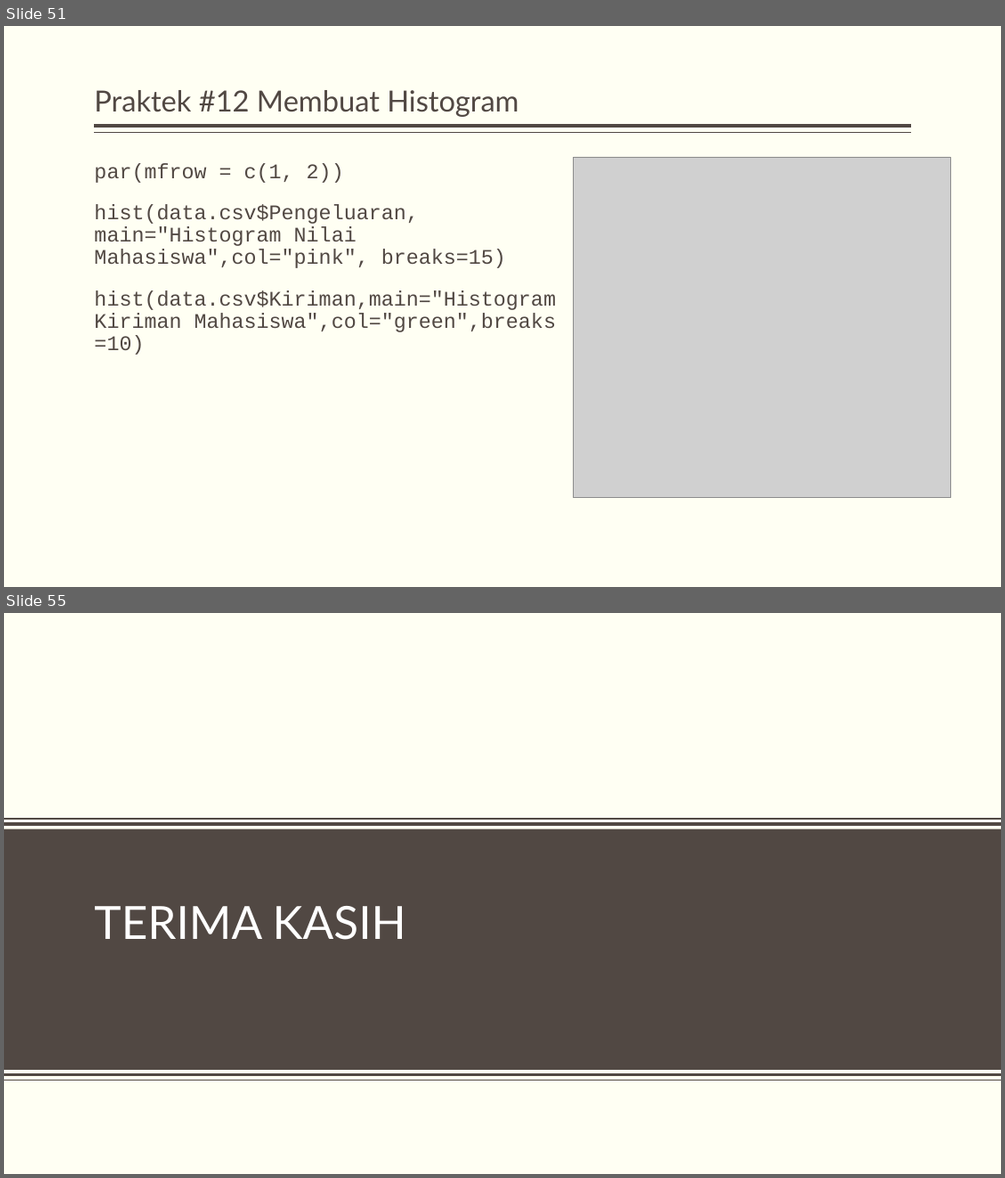
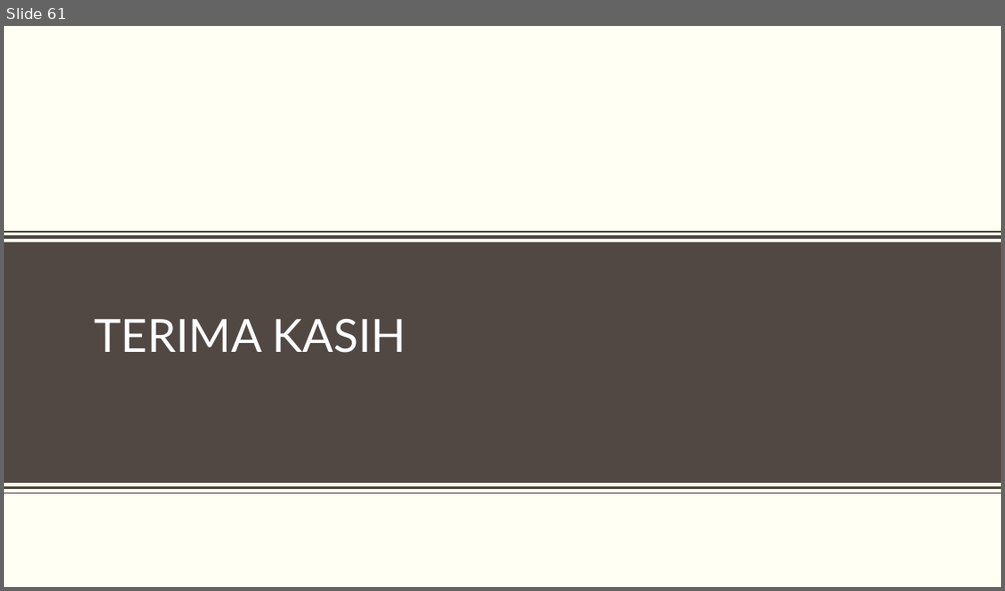
Before and after one commit to dewikiswani/pengantar-R, a slide deck: slide/pengenalan R.pptx. Shown one above the other, each under a label of ours: slides 51 and 55 before the commit, slide 61 after it; the slides between them are not shown. The pictures are 1005x1178 and 1005x591 pixels, drawn with LibreOffice and Linux fonts; fonts in the diff are those of the drawing; grey boxes stand for pictures; background and template pictures are left out. Boxes give left, top, right and bottom in pixels: in the first picture for what was removed or moved away, otherwise in the second. Text is boxed around its words. In the diff, an @@ line names an element or a change of style, - is before the commit and + after.

```diff
--- a/slide/pengenalan R.pptx
+++ b/slide/pengenalan R.pptx
@@ slide 51 removed at [4,26,1001,587], background #FFFFF3 @@
@@ title removed at [94,90,518,117] @@
-Praktek #12 Membuat Histogram
@@ line removed from (911, 126) to (95, 126) @@
@@ line removed from (911, 133) to (95, 133) @@
@@ picture removed at [574,157,951,497] @@
@@ text removed at [94,163,556,354] @@
-par(mfrow = c(1, 2))
-hist(data.csv$Pengeluaran, main="Histogram Nilai Mahasiswa",col="pink", breaks=15)
-hist(data.csv$Kiriman,main="Histogram Kiriman Mahasiswa",col="green",breaks =10)
@@ what was slide 55 is now slide 61 @@
```
Also in this commit, not shown: 7 slides changed, 21 slides added, 14 other slides removed, 1 other file.
